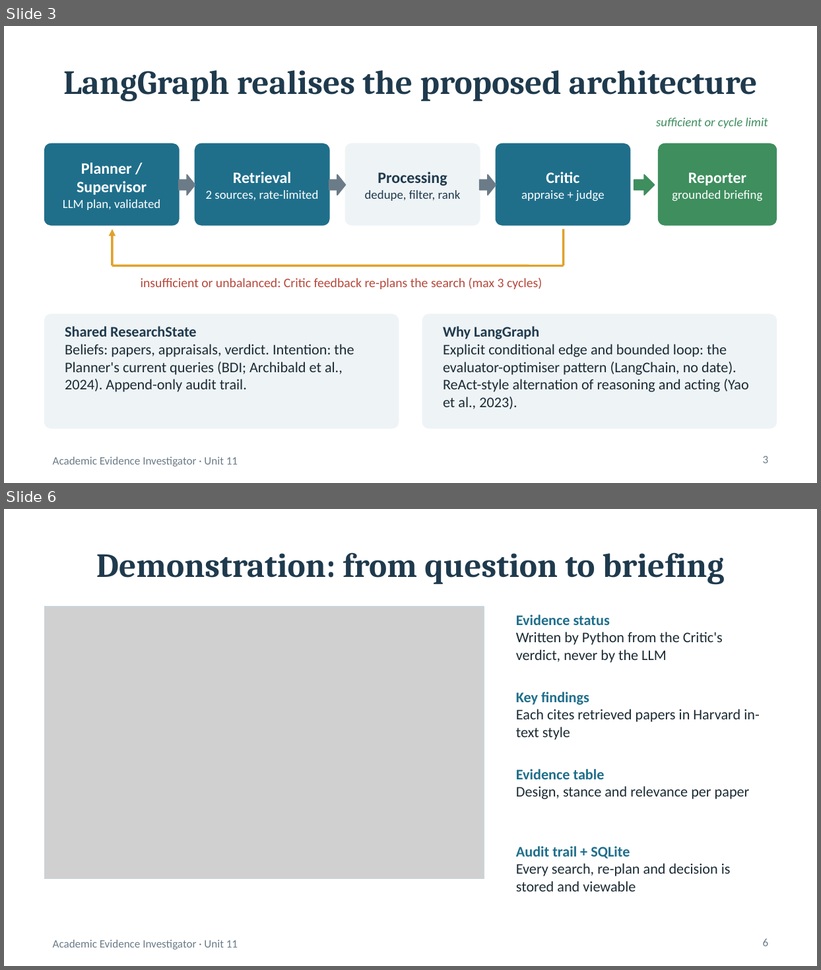
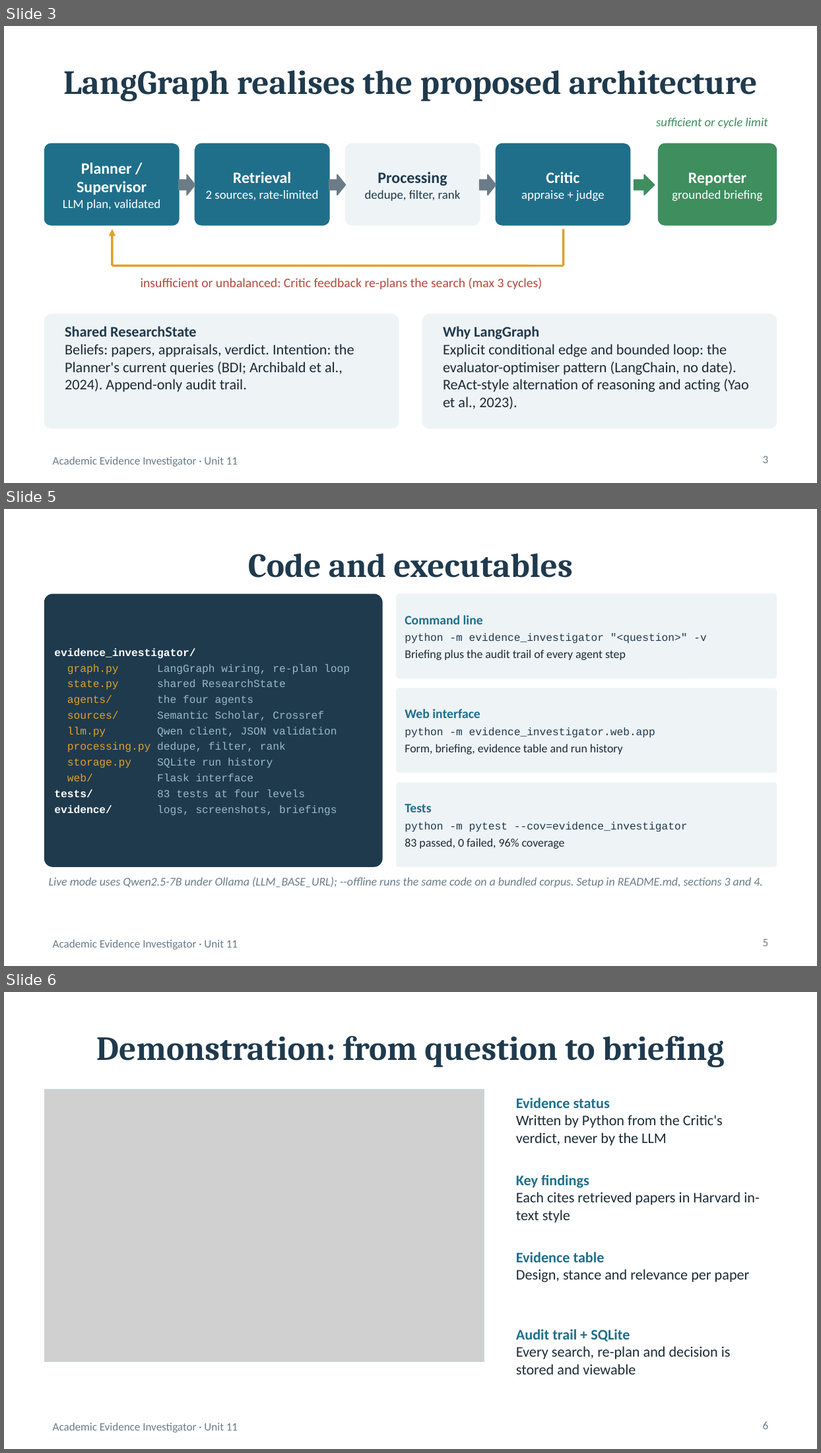
Before and after one commit to ruwanperera1868/llmplanningagent, a slide deck: presentation/Academic_Evidence_Investigator.pptx. Shown one above the other, each under a label of ours: slides 3 and 6 before the commit, slides 3, 5 and 6 after it; the slides between them are not shown. The pictures are 821x970 and 821x1453 pixels, drawn with LibreOffice and Linux fonts; fonts in the diff are those of the drawing; grey boxes stand for pictures. Boxes give left, top, right and bottom in pixels: in the first picture for what was removed or moved away, otherwise in the second. Text is boxed around its words. In the diff, an @@ line names an element or a change of style, - is before the commit and + after.

```diff
--- a/presentation/Academic_Evidence_Investigator.pptx
+++ b/presentation/Academic_Evidence_Investigator.pptx
@@ slide 5 added at box(4, 509, 817, 966), background #FFFFFF; not listed: 1 template element that a slide beside it also shows @@
@@ title added at box(248, 553, 572, 578), 30 pt, text #1F3A4D, bold @@
+Code and executables
@@ rounded rectangle added at box(45, 594, 382, 867), fill #1F3A4D, outline #1F3A4D 1 pt @@
@@ rounded rectangle added at box(397, 594, 776, 678), fill #EEF3F6, outline #EEF3F6 1 pt @@
@@ text added at box(405, 615, 706, 660), 9.5 pt, text #1F3A4D @@
+Command line
+python -m evidence_investigator "<question>" -v
+Briefing plus the audit trail of every agent step
@@ text added at box(54, 648, 350, 816), 9.5 pt, text #99B8C8 @@
+evidence_investigator/
+graph.py LangGraph wiring, re-plan loop
+state.py shared ResearchState
+agents/ the four agents
+sources/ Semantic Scholar, Crossref
+llm.py Qwen client, JSON validation
+processing.py dedupe, filter, rank
+storage.py SQLite run history
+web/ Flask interface
+tests/ 83 tests at four levels
+evidence/ logs, screenshots, briefings
@@ rounded rectangle added at box(397, 689, 776, 772), fill #EEF3F6, outline #EEF3F6 1 pt @@
@@ text added at box(405, 709, 655, 755), 10.5 pt, text #1B2B34 @@
+Web interface
+python -m evidence_investigator.web.app
+Form, briefing, evidence table and run history
@@ rounded rectangle added at box(397, 783, 776, 867), fill #EEF3F6, outline #EEF3F6 1 pt @@
@@ text added at box(405, 804, 688, 849), 9.5 pt, text #1F3A4D @@
+Tests
+python -m pytest --cov=evidence_investigator
+83 passed, 0 failed, 96% coverage
@@ text added at box(49, 877, 763, 888), 10.5 pt, text #6B7C88, italic @@
+Live mode uses Qwen2.5-7B under Ollama (LLM_BASE_URL); --offline runs the same code on a bundled corpus. Setup in README.md, sections 3 and 4.
@@ page number added at box(763, 939, 769, 947), 10 pt, text #6B7C88 @@
+5
```
Also in this commit, not shown: 2 slides changed, 1 slide removed, 3 other files.
